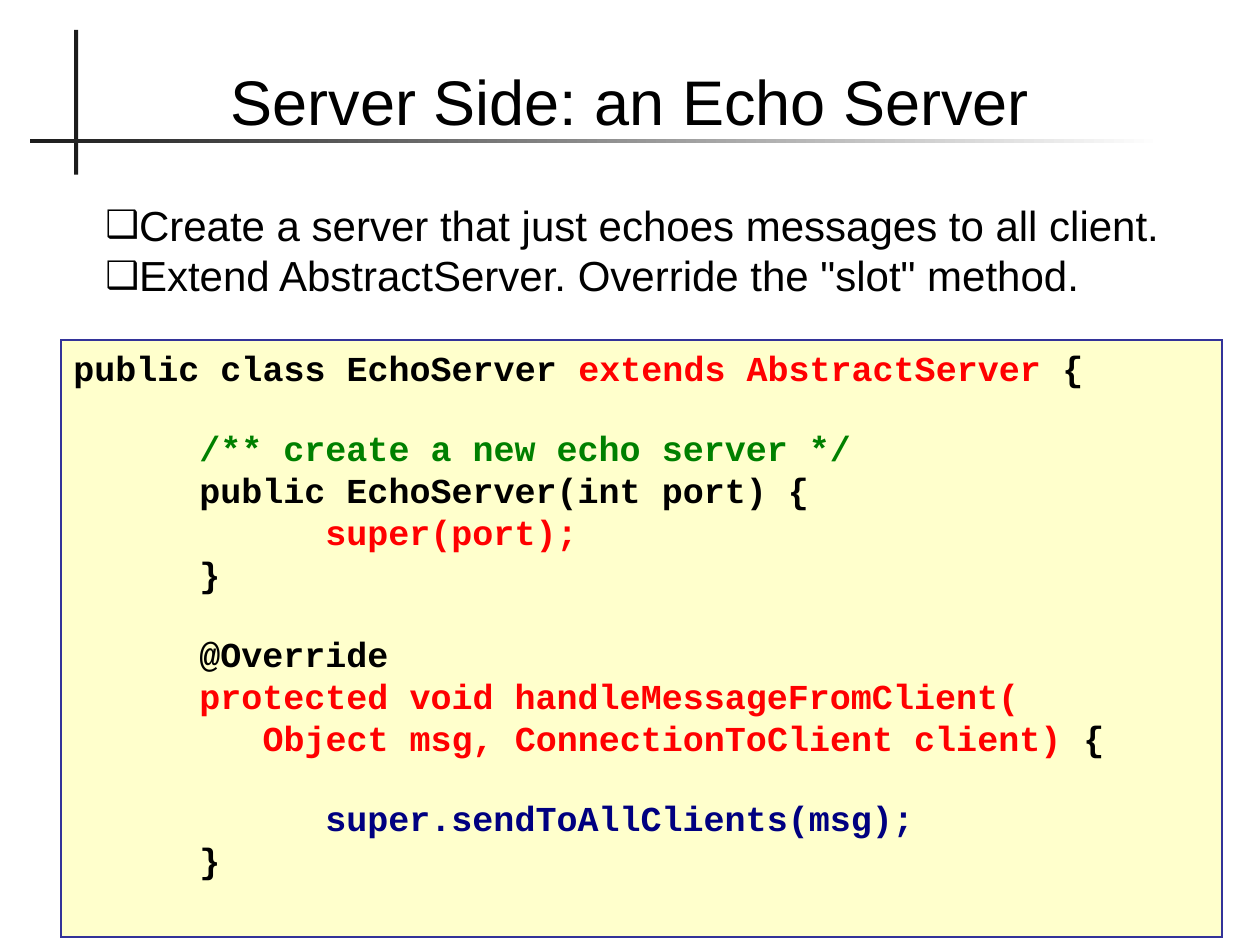
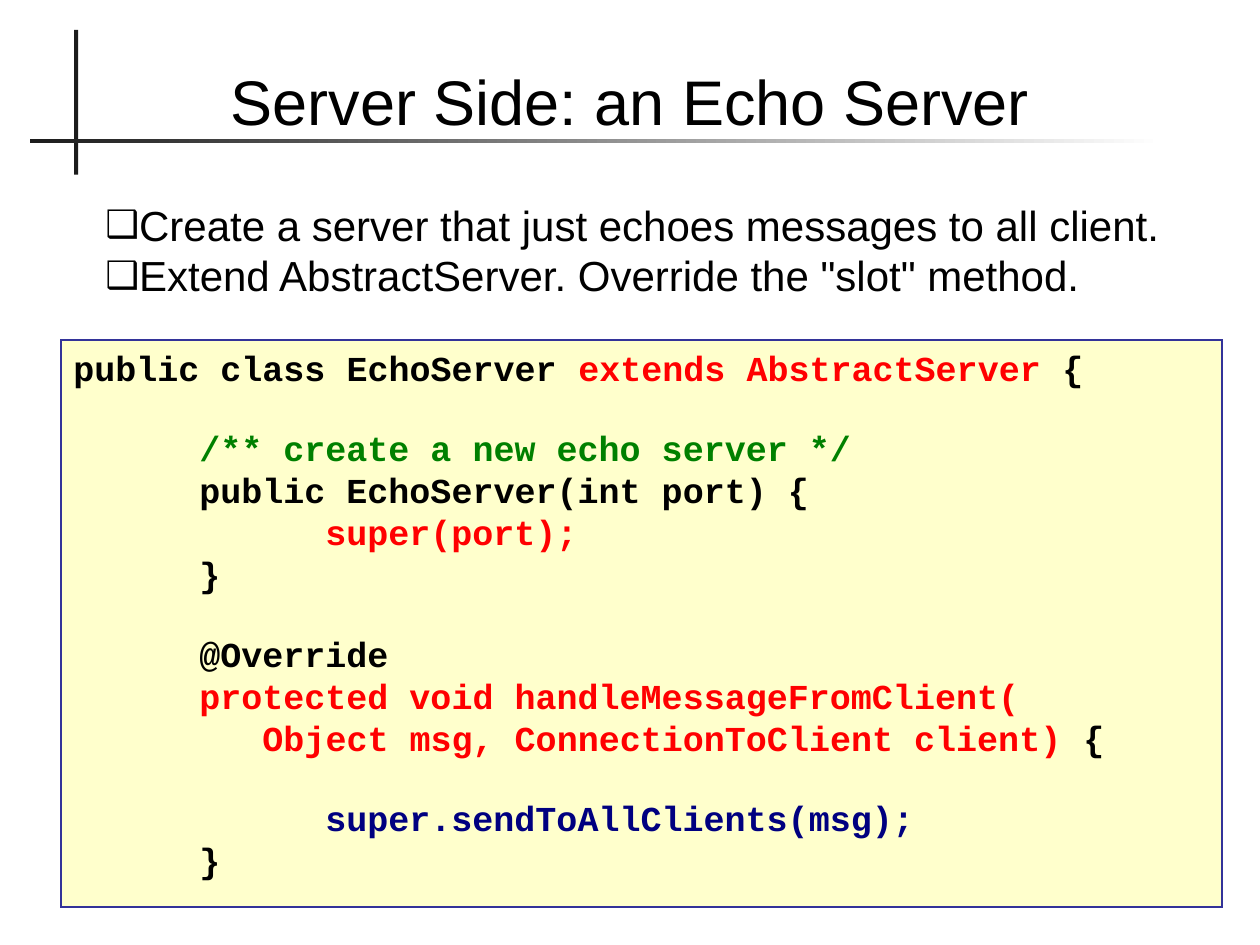
Before and after one commit to skeoop/skeoop.github.io, a slide deck: slide 16 of frameworks/Frameworks.pptx (slide 14 before the commit). Drawn at 1260x945 pixels with LibreOffice and Linux fonts; fonts in the diff are those of the drawing. Boxes give left, top, right and bottom in pixels: in the first picture for what was removed or moved away, otherwise in the second. Text is boxed around its words. In the diff, an @@ line names an element or a change of style, - is before the commit and + after.

```diff
--- a/frameworks/Frameworks.pptx
+++ b/frameworks/Frameworks.pptx
@@ rectangle "public class EchoServer extends AbstractServer ..." resized from (x1=60, y1=340, x2=1222, y2=937) to (x1=60, y1=340, x2=1222, y2=907) @@
```
Also in this commit, not shown: 6 other slides changed, 2 slides added, 5 other files.
